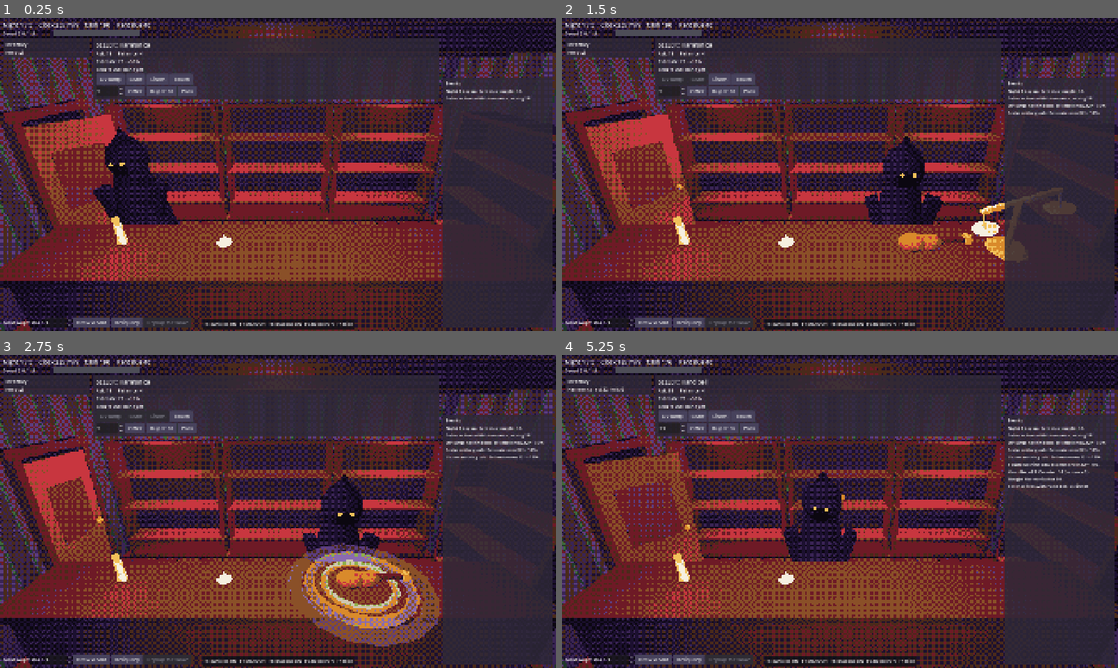
Above: before the commit, frames 1-4 (two rows, left to right).
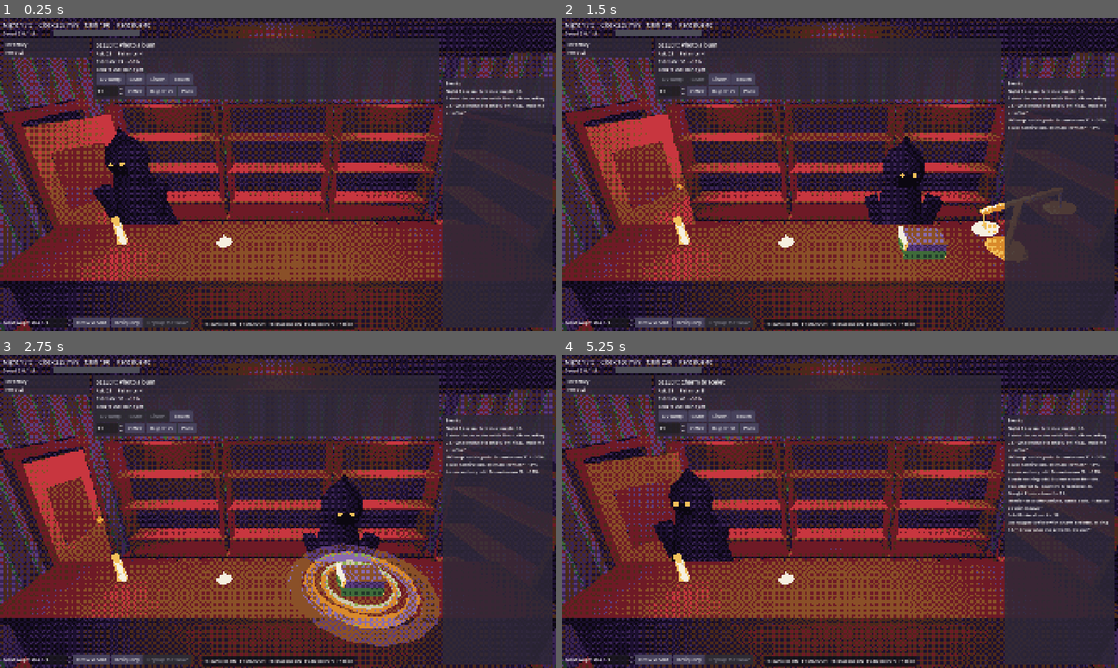
Above: after the commit, the same moments.

Repository: Proximo0/CursedPawn
Game: Godot game, scene res://game/shop/shop_debug.tscn
Same seed, same stepped clock (60 frames per second), same inputs: the game is played once before the commit and once after it.
Inputs (mouse positions are in pixels of both pictures, inside the frame that each line leads up to):
- Up to frame 1 (0.25 s): no input
- Up to frame 2 (1.5 s): click "UV lamp" at 0.5 s; click "Scale" at 1.25 s
- Up to frame 3 (2.75 s): click "Listen" at 2 s
- Up to frame 4 (5.25 s): click "Touch" at 2.75 s; click "Offer" at 3.5 s; click (723, 426) at 4.25 s, where only the run before the commit has a clickable "Buy at 14"; click (723, 392) at 5 s, where only the run after the commit has a clickable "Sell for 59"

The runs differ from the first frame. In frame 1, 0.4% of the frame differs, in the area x 17-98%, y 7-31%; in frame 2, 1.5%; in frame 3, 1.6%; in frame 4, 6.1%, in the area x 1-99%, y 1-66%.

Commit message:
Content round 2: 12 customer types, rebalanced
Six seller types change patience and reserve (widow, estate clearer, nervous heir, fence, haggler, medium); six
buyer types change pay, and ghost hunters pay 1.4x for cursed items while priests pay 0.6x. Each customer
arrives with a line. wake_break_chance 0.5 -> 0.6 keeps greedy survival in range. Lab (300 runs): run 16.4 min,
wake by n3 0.91, greedy survives 0.37, cautious 0.53, greedy cash 1.60x.

Co-Authored-By: Claude Opus 5.5 <noreply@anthropic.com>
Claude-Session: https://claude.ai/code/session_015fEAdbQ2FPPh8HLp7SgFtw

Diff:
--- /dev/null
+++ b/game/data/customers.json
@@ -0,0 +1,26 @@
+[
+	{"id": "widow", "name": "Grieving widow", "kind": "seller", "weight": 3, "patience": 1, "reserve_mult": 0.95,
+		"line": "It was his. I can't bear to look at it."},
+	{"id": "estate_clearer", "name": "Estate clearer", "kind": "seller", "weight": 4, "patience": 0, "reserve_mult": 0.85,
+		"line": "Whole house to empty by Friday. Make me an offer."},
+	{"id": "nervous_heir", "name": "Nervous heir", "kind": "seller", "weight": 3, "patience": -1, "reserve_mult": 1.0,
+		"line": "Please just take it. Tonight, if you can."},
+	{"id": "fence", "name": "Hooded fence", "kind": "seller", "weight": 2, "patience": -1, "reserve_mult": 0.8,
+		"line": "Don't ask where it's from."},
+	{"id": "haggler", "name": "Old haggler", "kind": "seller", "weight": 3, "patience": 2, "reserve_mult": 1.3,
+		"line": "I know what this is worth. Do you?"},
+	{"id": "medium", "name": "Out-of-work medium", "kind": "seller", "weight": 2, "patience": 0, "reserve_mult": 1.1,
+		"line": "The spirits say you'll treat it kindly."},
+	{"id": "collector", "name": "Collector", "kind": "buyer", "weight": 3, "pay_mult": 1.25,
+		"line": "I'm completing a set. Show me what you have."},
+	{"id": "tourist", "name": "Lost tourist", "kind": "buyer", "weight": 3, "pay_mult": 0.9,
+		"line": "Something spooky for the mantelpiece?"},
+	{"id": "ghost_hunter", "name": "Ghost hunter", "kind": "buyer", "weight": 2, "pay_mult": 1.0, "cursed_mult": 1.4,
+		"line": "The more haunted, the better."},
+	{"id": "decorator", "name": "Interior decorator", "kind": "buyer", "weight": 3, "pay_mult": 1.0,
+		"line": "It has to go with mauve."},
+	{"id": "priest", "name": "Tired priest", "kind": "buyer", "weight": 2, "pay_mult": 1.05, "cursed_mult": 0.6,
+		"line": "I take things like that off people's hands."},
+	{"id": "rival", "name": "Rival pawnbroker", "kind": "buyer", "weight": 2, "pay_mult": 0.8,
+		"line": "Just browsing. Professionally."}
+]
--- a/game/debug/tuning.gd
+++ b/game/debug/tuning.gd
@@ -34,7 +34,7 @@
 	["dread_per_night", 2.0, 0.0, 5.0, 0.1, "Curses", "Dread per held cursed object each night, times the curse's dread."],
 	["wake_threshold", 1.5, 1.0, 20.0, 0.5, "Curses", "Dread at which something wakes."],
 	["wake_dread_keep", 0.5, 0.0, 1.0, 0.05, "Curses", "Fraction of Dread left after a wake."],
-	["wake_break_chance", 0.5, 0.0, 1.0, 0.05, "Curses", "Chance a wake breaks one held object."],
+	["wake_break_chance", 0.6, 0.0, 1.0, 0.05, "Curses", "Chance a wake breaks one held object."],
 	["wake_close_chance", 0.6, 0.0, 1.0, 0.05, "Curses", "Chance a wake locks the door and ends the day early."],
 	["box_rare_odds", 0.25, 0.0, 1.0, 0.01, "Estate boxes", "Chance an estate box holds a rare curio (shown to the player before buying)."],
 	["box_legendary_odds", 0.05, 0.0, 1.0, 0.01, "Estate boxes", "Chance an estate box holds a legendary curio (shown before buying)."],
--- a/game/logic/catalog.gd
+++ b/game/logic/catalog.gd
@@ -7,10 +7,14 @@
 const OBJECTS_PATH: String = "res://game/data/objects.json"
 const CURSES_PATH: String = "res://game/data/curses.json"
 const TAROT_PATH: String = "res://game/data/tarot.json"
+const CUSTOMERS_PATH: String = "res://game/data/customers.json"
 
 var objects: Array[Dictionary] = []
 var curses: Array[Dictionary] = []
 var tarot: Array[Dictionary] = []  ## {id, name, weight, mult, dread, text}: the tarot wager deck
+## Customer types: {id, name, kind (seller|buyer), weight, line}; sellers add patience and reserve_mult, buyers
+## pay_mult and optional cursed_mult (applied to cursed items only).
+var customers: Array[Dictionary] = []
 
 
 static func load_default() -> Catalog:
@@ -18,6 +22,7 @@
 	c.objects = _catalog_read(OBJECTS_PATH)
 	c.curses = _catalog_read(CURSES_PATH)
 	c.tarot = _catalog_read(TAROT_PATH)
+	c.customers = _catalog_read(CUSTOMERS_PATH)
 	return c
 
 
@@ -36,6 +41,15 @@
 		if c["id"] == id:
 			return c
 	return {}
+
+
+## Customer types of one kind ("seller" or "buyer").
+func customer_types(kind: String) -> Array[Dictionary]:
+	var out: Array[Dictionary] = []
+	for t: Dictionary in customers:
+		if str(t.get("kind", "")) == kind:
+			out.append(t)
+	return out
 
 
 func categories() -> PackedStringArray:
@@ -87,6 +101,9 @@
 		if ids.has(c.get("id", "")):
 			out.append("duplicate id %s" % c.get("id", ""))
 		ids[c.get("id", "")] = true
+	for kind: String in ["seller", "buyer"]:
+		if customer_types(kind).is_empty():
+			out.append("no %s customer types" % kind)
 	if tarot.is_empty():
 		out.append("no tarot deck")
 	elif tarot_return() >= 1.0:
--- a/game/logic/run_state.gd
+++ b/game/logic/run_state.gd
@@ -96,7 +96,8 @@
 func sale_price(item: Dictionary) -> int:
 	if customer.get("kind", "") != BUYER:
 		return 0
-	return int(round(float(item["value"]) * tuning.buyer_pay_frac * float(customer["pay_mult"]) * sale_mult()))
+	var cursed: float = float(customer.get("cursed_mult", 1.0)) if str(item["curse"]) != "" else 1.0
+	return int(round(float(item["value"]) * tuning.buyer_pay_frac * float(customer["pay_mult"]) * sale_mult() * cursed))
 
 
 ## Product of the sale multipliers of distinct curses held.
@@ -273,28 +274,50 @@
 		var category: String = cats[rng.randi_range(0, cats.size() - 1)]
 		if rng.randf() < tuning.buyer_match_chance:
 			category = inventory[rng.randi_range(0, inventory.size() - 1)]["category"]
-		customer = {"kind": BUYER, "category": category, "pay_mult": rng.randf_range(0.8, 1.2), "imposter": imposter}
-		ev.append({"e": "customer", "kind": BUYER, "category": category})
-		return
+		var bt: Dictionary = _pick_type(BUYER)
+		customer = {"kind": BUYER, "category": category, "imposter": imposter, "type": bt.get("id", ""),
+			"pay_mult": rng.randf_range(0.8, 1.2) * float(bt.get("pay_mult", 1.0)),
+			"cursed_mult": float(bt.get("cursed_mult", 1.0))}
+		ev.append({"e": "customer", "kind": BUYER, "category": category, "type": bt.get("name", ""),
+			"line": bt.get("line", "")})
+		return
+	var st: Dictionary = _pick_type(SELLER)
 	var obj: Dictionary = catalog.objects[rng.randi_range(0, catalog.objects.size() - 1)]
 	var value: float = float(obj["value"]) * rng.randf_range(1.0 - tuning.value_spread, 1.0 + tuning.value_spread)
 	var cid: String = ""
 	if imposter or rng.randf() < tuning.cursed_share:
 		cid = catalog.curses[rng.randi_range(0, catalog.curses.size() - 1)]["id"]
 		value *= tuning.cursed_value_mult
-	var reserve: int = maxi(1, int(round(value * tuning.seller_reserve_frac * rng.randf_range(0.85, 1.15))))
+	var reserve: int = maxi(1, int(round(value * tuning.seller_reserve_frac * rng.randf_range(0.85, 1.15)
+		* float(st.get("reserve_mult", 1.0)))))
 	customer = {
 		"kind": SELLER,
 		"item": {"id": obj["id"], "name": obj["name"], "category": obj["category"], "value": int(round(value)), "curse": cid},
 		"reserve": reserve,
 		"ask": int(round(reserve * tuning.seller_ask_markup)),
-		"patience": int(tuning.patience_base) + rng.randi_range(0, 1),
+		"patience": maxi(1, int(tuning.patience_base) + rng.randi_range(0, 1) + int(st.get("patience", 0))),
+		"type": st.get("id", ""),
 		"noise_u": rng.randf_range(-1.0, 1.0),
 		"tools": [],
 		"tells": [],
 		"imposter": imposter,
 	}
-	ev.append({"e": "customer", "kind": SELLER, "name": obj["name"], "ask": customer["ask"]})
+	ev.append({"e": "customer", "kind": SELLER, "name": obj["name"], "ask": customer["ask"],
+		"type": st.get("name", ""), "line": st.get("line", "")})
+
+
+## A customer type of `kind`, weighted; {} when the catalog has none.
+func _pick_type(kind: String) -> Dictionary:
+	var types: Array[Dictionary] = catalog.customer_types(kind)
+	var total: float = 0.0
+	for t: Dictionary in types:
+		total += float(t.get("weight", 1.0))
+	var r: float = rng.randf() * total
+	for t: Dictionary in types:
+		r -= float(t.get("weight", 1.0))
+		if r < 0.0:
+			return t
+	return types[-1] if not types.is_empty() else {}
 
 
 func _check_wake(ev: Array[Dictionary]) -> void:
--- a/game/shop/shop_debug.gd
+++ b/game/shop/shop_debug.gd
@@ -56,9 +56,11 @@
 		"night_start":
 			return "Night %d begins. Rent due tonight: %d." % [int(e["night"]), int(e["rent"])]
 		"customer":
+			var who: String = str(e.get("type", ""))
+			var said: String = " \"%s\"" % str(e["line"]) if str(e.get("line", "")) != "" else ""
 			if str(e.get("kind", "")) == "seller":
-				return "Seller arrives with %s, asking %d." % [str(e["name"]), int(e["ask"])]
-			return "Buyer arrives, wants %s." % str(e.get("category", "?"))
+				return "%s arrives with %s, asking %d.%s" % [who if who != "" else "Seller", str(e["name"]), int(e["ask"]), said]
+			return "%s arrives, wants %s.%s" % [who if who != "" else "Buyer", str(e.get("category", "?")), said]
 		"inspected":
 			var tell: String = str(e.get("tell", ""))
 			var est: Dictionary = e.get("estimate", {})
--- a/tests/unit/test_catalog.gd
+++ b/tests/unit/test_catalog.gd
@@ -13,6 +13,7 @@
 	c.objects = [{"id": "a", "name": "A", "category": "x", "value": 10}]
 	c.curses = [{"id": "k", "name": "K", "dread": 1.0, "sale_mult": 1.0, "imposter_every": 0, "tells": {}}]
 	c.tarot = [{"id": "t", "name": "T", "weight": 1, "mult": 0.5, "dread": 0.0, "text": ""}]
+	c.customers = [{"id": "s", "name": "S", "kind": "seller", "weight": 1, "line": ""}, {"id": "b", "name": "B", "kind": "buyer", "weight": 1, "line": ""}]
 	assert_eq(c.problems(), PackedStringArray(["curse k has no tell"]))
 
 
--- a/tests/unit/test_run_state.gd
+++ b/tests/unit/test_run_state.gd
@@ -253,3 +253,25 @@
 	assert_eq(ev[0]["e"], "night_end")
 	assert_eq(int(ev[0]["curse_cash"]), expect)
 	assert_eq(int(ev[0]["cash"]), 1000 + expect)
+
+
+func test_customer_types_shape_customers() -> void:
+	var run := rs_run(11)
+	var seen: Dictionary = {}
+	var guard: int = 0
+	while not run.is_over() and guard < 300:
+		if run.customer.has("type"):
+			seen[run.customer["type"]] = true
+		run.apply({"t": "pass"})
+		guard += 1
+	assert_true(seen.size() >= 3, "several seller types turn up")
+	run = rs_run(11)
+	run.customer = {"kind": RunState.BUYER, "category": "toy", "pay_mult": 1.0, "cursed_mult": 1.4, "imposter": false}
+	var plain: Dictionary = {"uid": 1, "value": 100, "curse": "", "category": "toy"}
+	var cursed: Dictionary = {"uid": 2, "value": 100, "curse": "sleepwalker", "category": "toy"}
+	run.inventory.assign([plain])
+	var base: int = run.sale_price(plain)
+	run.inventory.assign([cursed])
+	var mult: float = run.sale_mult()
+	assert_eq(run.sale_price(cursed), int(round(100.0 * run.tuning.buyer_pay_frac * mult * 1.4)), "ghost hunters pay for curses")
+	assert_true(base > 0)
--- a/tests/unit/test_shop_bot.gd
+++ b/tests/unit/test_shop_bot.gd
@@ -14,8 +14,11 @@
 func test_cautious_walks_away_from_tells() -> void:
 	var tun := Tuning.new()
 	tun.set_value("cursed_share", 1.0)
+	tun.set_value("tell_chance", 1.0)  # every inspect with a matching tool shows the tell
 	var run := RunState.new()
-	run.start(3, Catalog.load_default(), tun)
+	var cat := Catalog.load_default()
+	cat.curses = cat.curses.filter(func(c: Dictionary) -> bool: return (c["tells"] as Dictionary).has("uv"))
+	run.start(3, cat, tun)
 	var bot := ShopBot.new(ShopBot.CAUTIOUS)
 	var guard: int = 0
 	while (run.customer["tells"] as Array).is_empty() and guard < 5:
Not shown, changed: docs/core_brief.md
